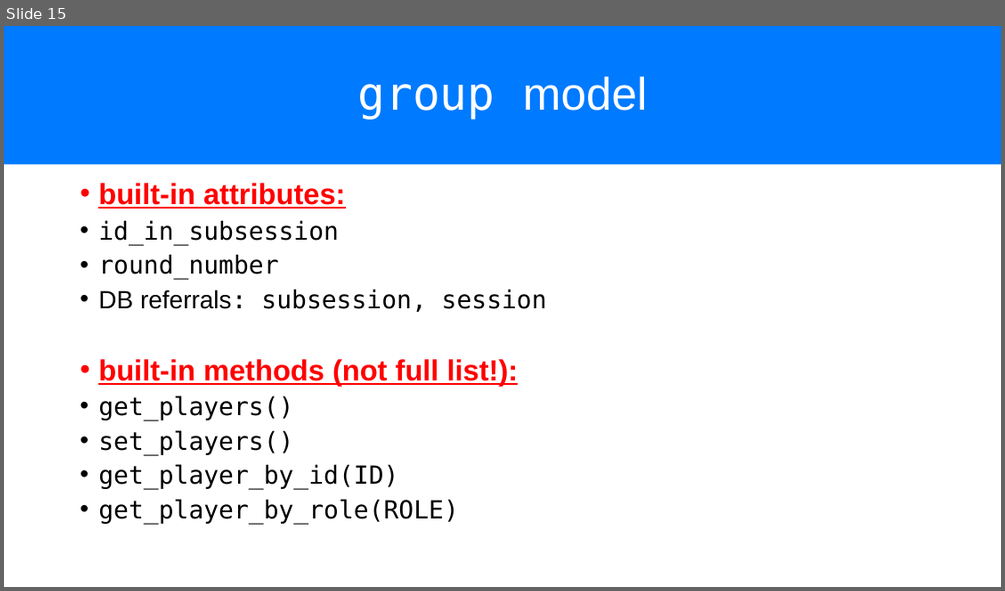
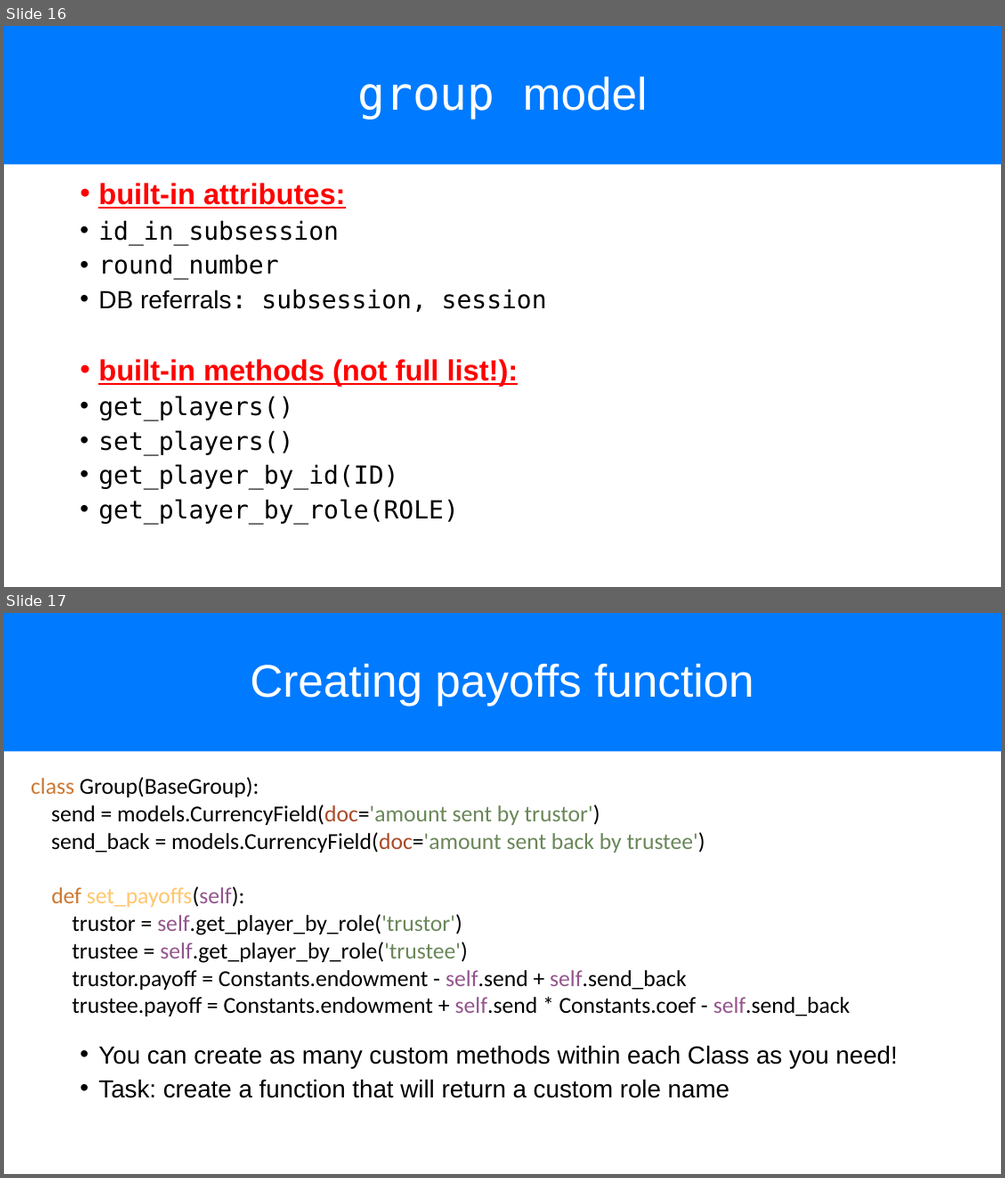
Before and after one commit to chapkovski/uncertainty-summer-school, a slide deck: presentations/frankfurt_july_2019 day2.pptx. Shown one above the other, each under a label of ours: slide 15 before the commit, slides 16 and 17 after it. The pictures are 1005x591 and 1005x1178 pixels, drawn with LibreOffice and Linux fonts; fonts in the diff are those of the drawing. Boxes give left, top, right and bottom in pixels: in the first picture for what was removed or moved away, otherwise in the second. Text is boxed around its words. In the diff, an @@ line names an element or a change of style, - is before the commit and + after.

Commit message:
trust fin

```diff
--- a/presentations/frankfurt_july_2019 day2.pptx
+++ b/presentations/frankfurt_july_2019 day2.pptx
@@ slide 17 added at (x1=4, y1=613, x2=1001, y2=1174), background #FFFFFF @@
@@ title added at (x1=4, y1=613, x2=1001, y2=751), fill #007AFF, 44 pt, text #FFFFFF @@
+Creating payoffs function
@@ text added at (x1=31, y1=777, x2=850, y2=1016), 22 pt, text #000000 @@
+class Group(BaseGroup):
+send = models.CurrencyField(doc='amount sent by trustor')
+send_back = models.CurrencyField(doc='amount sent back by trustee')
+def set_payoffs(self):
+trustor = self.get_player_by_role('trustor')
+trustee = self.get_player_by_role('trustee')
+trustor.payoff = Constants.endowment - self.send + self.send_back
+trustee.payoff = Constants.endowment + self.send * Constants.coef - self.send_back
@@ text added at (x1=98, y1=1046, x2=897, y2=1098), 23.8 pt, text #000000 @@
+• You can create as many custom methods within each Class as you need!
+• Task: create a function that will return a custom role name
@@ what was slide 15 is now slide 16 @@
```
Also in this commit, not shown: 2 slides changed, 1 other slide added, 7 other files.
